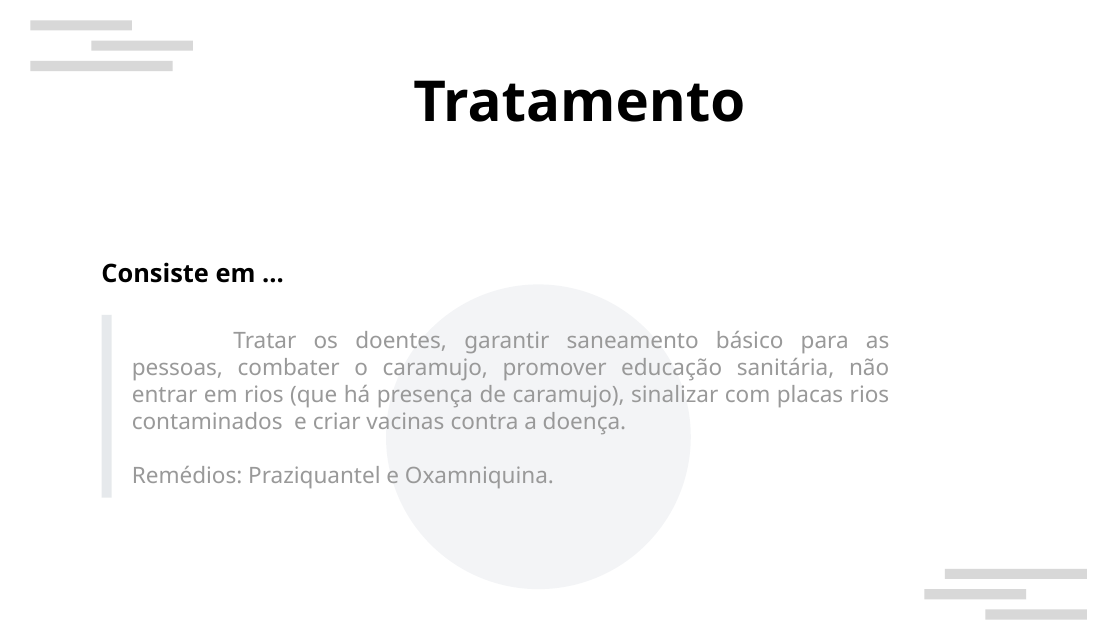
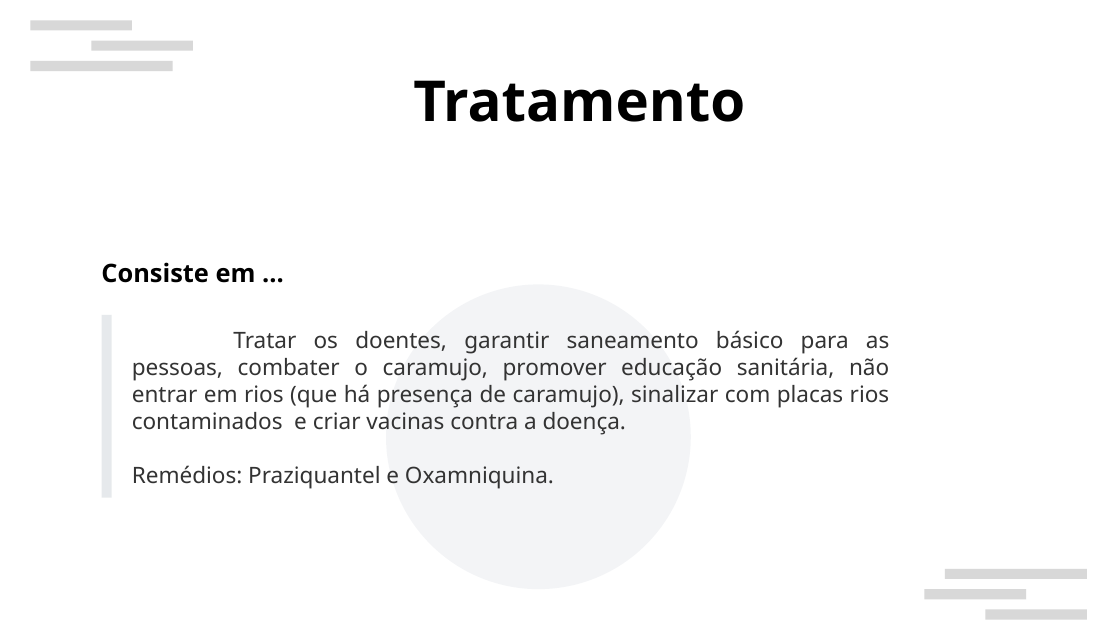
Before and after one commit to andreypereira08/teste, a slide deck: slide 13 of esquistossomose_atvbio.odp. Drawn at 1120x630 pixels with LibreOffice and Linux fonts; fonts in the diff are those of the drawing; background and template pictures are left out. Boxes give left, top, right and bottom in pixels: in the first picture for what was removed or moved away, otherwise in the second. Text is boxed around its words. In the diff, an @@ line names an element or a change of style, - is before the commit and + after.

```diff
--- a/esquistossomose_atvbio.odp
+++ b/esquistossomose_atvbio.odp
@@ text "Tratar os doentes, garantir saneamento ..." at box(132, 330, 890, 489): text colour #999999 to #333333 @@
```
Also in this commit, not shown: 2 other files.
